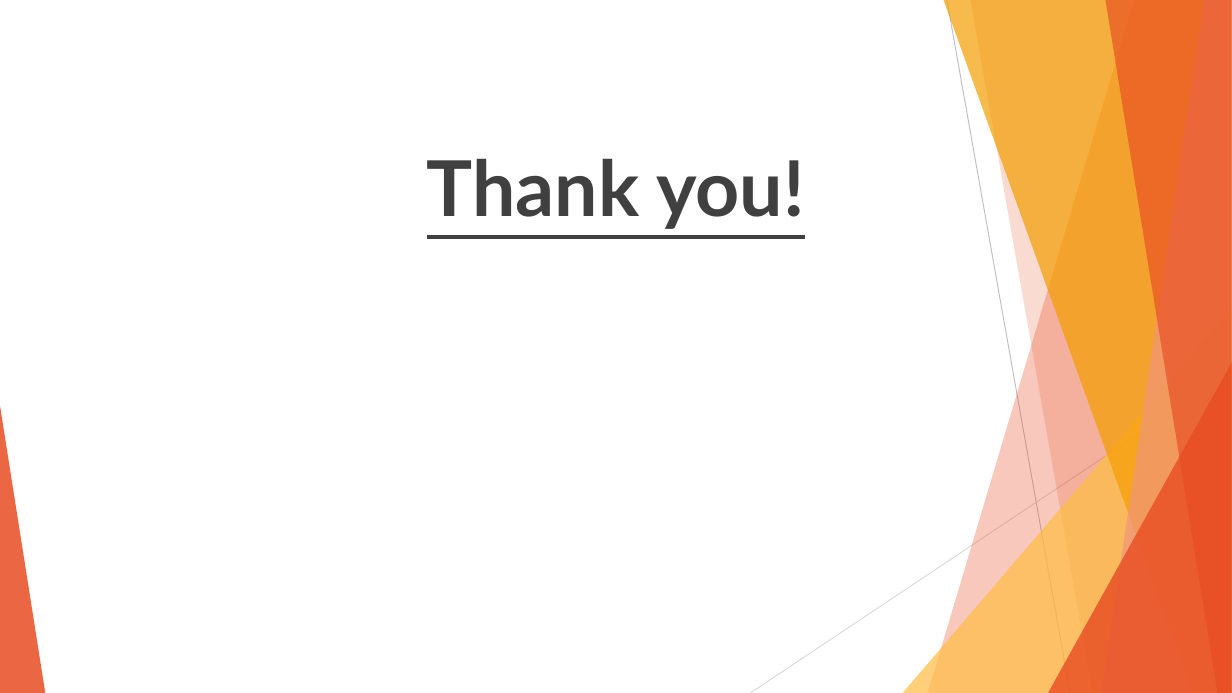
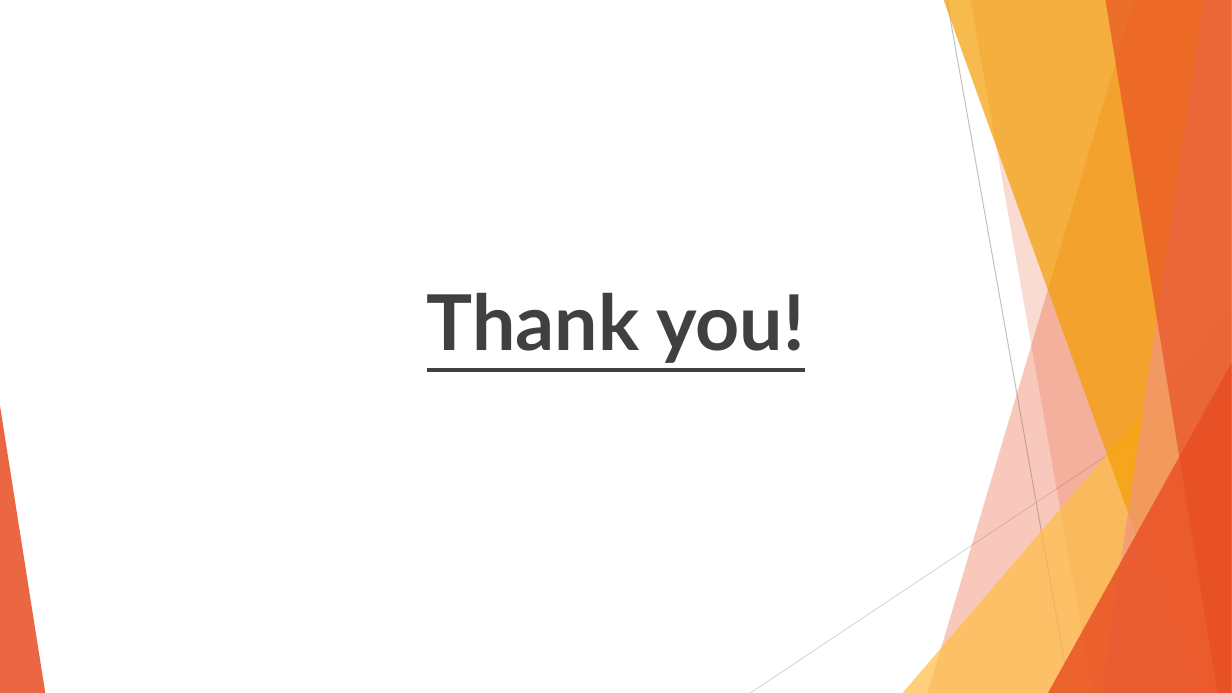
Before and after one commit to SanabuW/NYT-API-Analysis, a slide deck: slide 22 of common/(presentation_temp_file).pptx (slide 14 before the commit). Drawn at 1232x693 pixels with LibreOffice and Linux fonts; fonts in the diff are those of the drawing. Boxes give left, top, right and bottom in pixels: in the first picture for what was removed or moved away, otherwise in the second. Text is boxed around its words. In the diff, an @@ line names an element or a change of style, - is before the commit and + after.

```diff
--- a/common/(presentation_temp_file).pptx
+++ b/common/(presentation_temp_file).pptx
@@ text "Thank you!" moved from (x1=427, y1=158, x2=805, y2=229) to (x1=427, y1=292, x2=805, y2=363) @@
```
Also in this commit, not shown: 9 other slides changed, 8 slides added, 8 other files.
